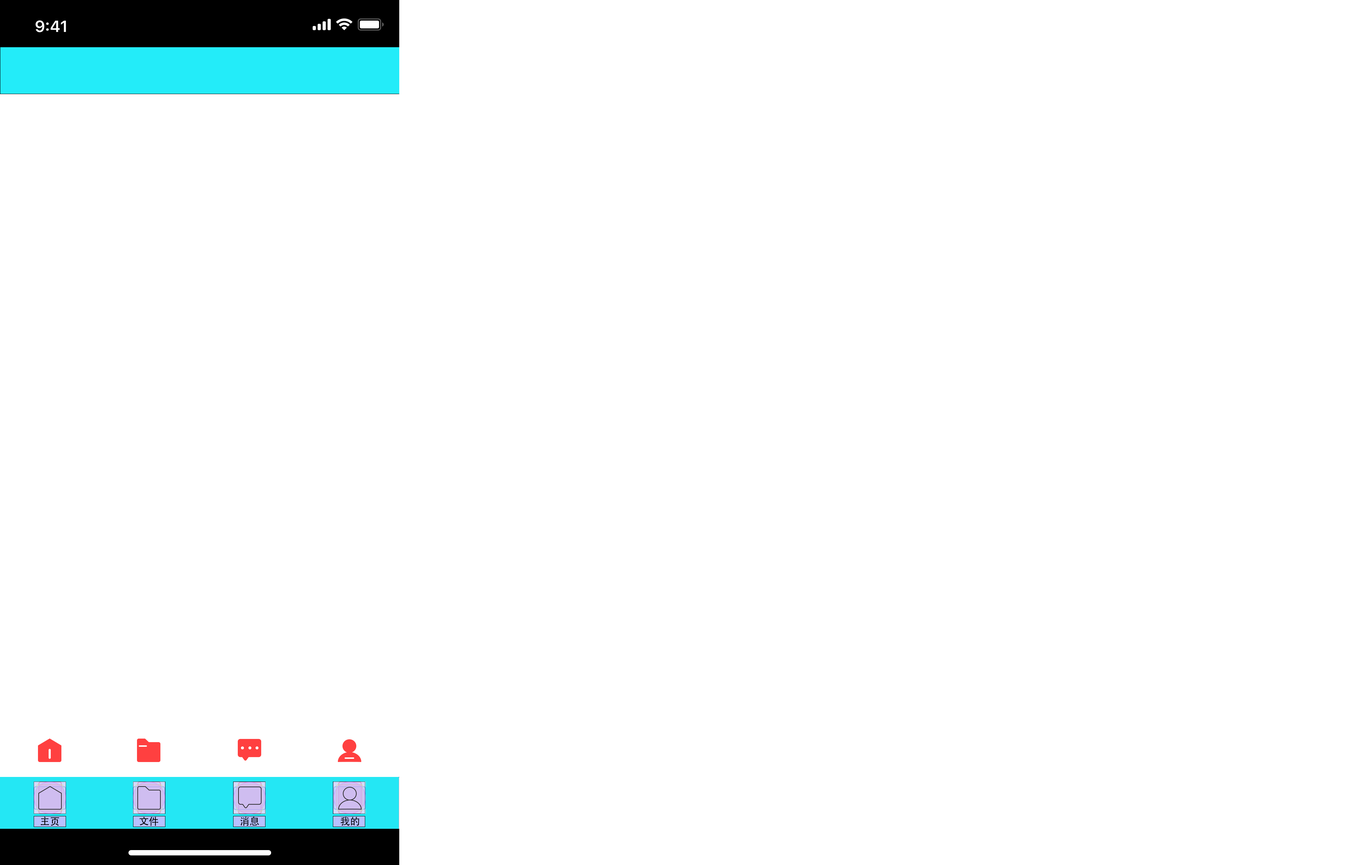
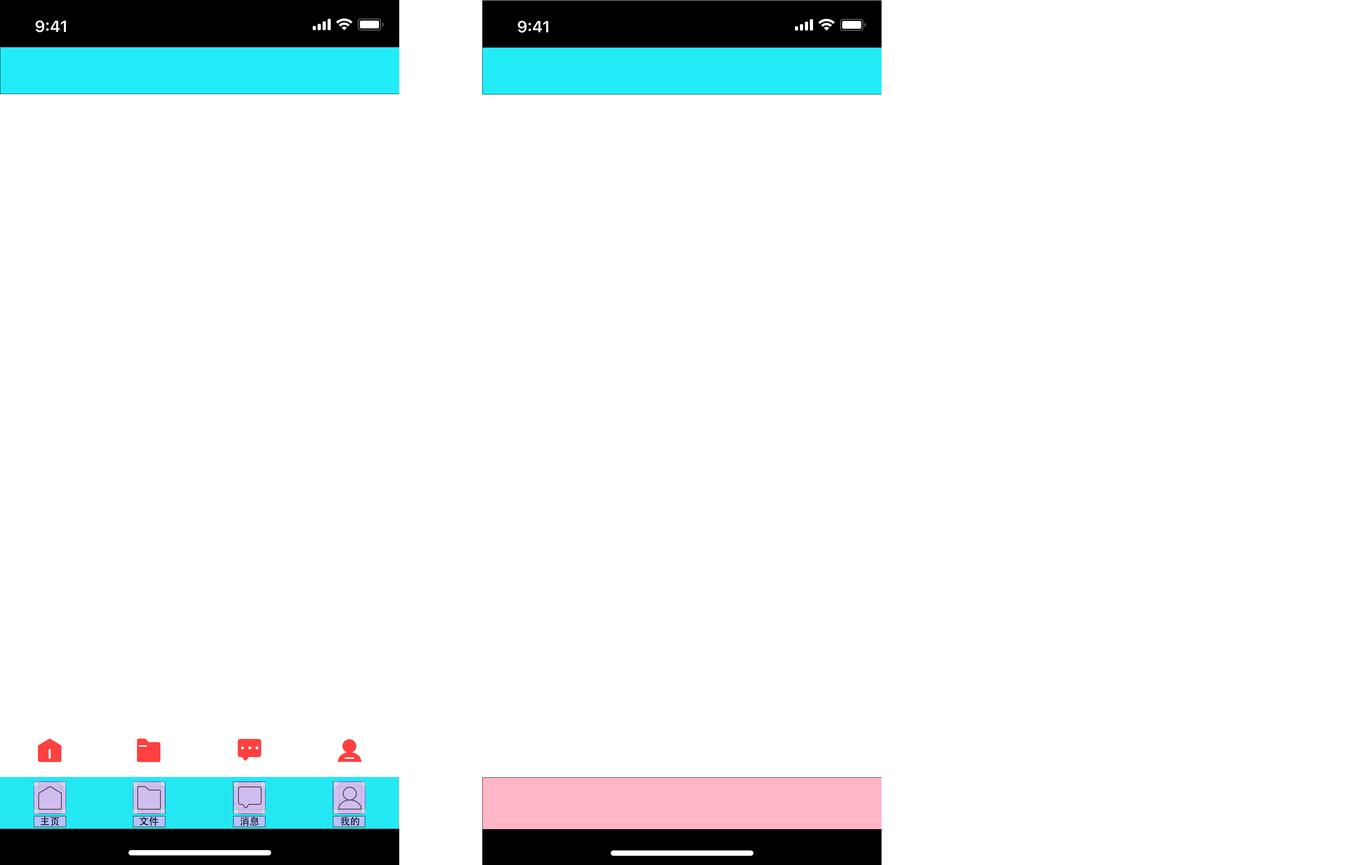
Two versions of the same layered image (1350×865). Layer-by-layer changes:
added layer "矩形 4" (2nd of 2, in "画板 1") in group "画板 1" over [482, 777, 882, 830]
added layer "矩形 3" (2nd of 2, in "画板 1") in group "画板 1" over [482, 47, 882, 95]
added layer "首页指示器" (2nd of 2, in "画板 1") in group "画板 1" over [610, 850, 754, 856]
added layer "矩形 2" (2nd of 2, in "画板 1") in group "画板 1" over [482, 828, 882, 865]
added layer "iPhoneX-状态栏" (2nd of 2, in "画板 1") in group "画板 1" over [517, 18, 867, 33]
added layer "矩形 1" (2nd of 2, in "画板 1") in group "画板 1" over [482, 0, 882, 48]
